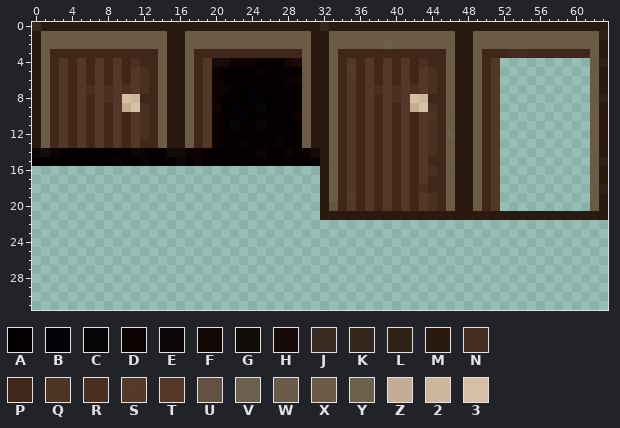
Two versions of one pixel-art sprite, TheEngineeringJourney/Assets/Textures/Tilemap/Door.png. That is the earlier state.
The file is 160x160 pixels. Pixels under 10% opacity are left out. Colours within 5 levels of each other are drawn and written as one. The old version is drawn lined up with the new one, on the new canvas.
Palette (. is transparent): A #040000  B #000207  C #060606  D #0c0201  E #0c0608  F #130801  G #120d09  H #180a09  J #382921  K #2a190fea  L #2a190ff2  M #2a190f  N #41271af4  P #41271a  Q #4b3021f8  R #4b3021  S #543727f8  T #543727  U #635241  V #685745ea  W #6a5846f8  X #6b5a46  Y #6b5b47f1  Z #c3ac94  2 #ceb69c  3 #d6bfa4
Pixels before, first column x 0:
 0 JMMMMMMMMMMMMMMMMMMMMMMMMMMMMMMMKMMMMMMMMMMMMMMMMMMMMMMMMMMMMMMM
 1 MXXXXXXXXXXXXXXMMXXXXXXXXXXXXXXMMWXXXXXXXXXXXXWMMXXXXXXXXXXXXXXL
 2 MXXXXXXXXXXXXXXMMXXXXXXXXXXXXXXMMXXXXXXYWXXXXXWMMXXXXXXXXXXXXXXM
 3 MXPPPPPPPPPPPPXMMXPPPPPPPPPPPPXMMXPPPPPPPPPPPPXMMXPPPNNPPPPPPPWM
 4 MXPTPTPTPTPRPPXMMXPTHHDDDAAAFHXMMWPTPTPTPTPRPPXMMXPT..........XL
 5 MXPTPTPTPTPTRPXMMXPTDAAAADAAAAXMMXPSPTPTPTPTRPXMMXPT..........XM
 6 MXPTPTPTPTPTRPXMMXPTDAAAAAAADDXMMXPTPTPTPTPTRPXMMXPT..........XM
 7 MXPTPTRTRTRTRPXMMXPTDCAABAAAAAXMMXPTPTRTRTRTRPXMMXPT..........XM
 8 MXPTPTPTRT32PPXMMXPTDAAABAAAAAXMMXPTPTPTRT32PPXMMXPT..........XL
 9 MXPTPTPTPTZ3RPXMMXPTFABAACAAAAXMMXPTPTPTPTZ3RPXMMXPT..........XM
10 MXPTPTPTPTPTRPXMMXPTDAABAAAAADXMMXPTPTPTPTPTQPWMMXPT..........XM
11 MXPTPTPTPTPTRPXMMXPTDACAACAAAAXMMXPTPTPTPTPTRPXMMXPT..........XM
12 MXPTPTPTPTPTRPXMMXPTDAAAAAAAAAXMMXPTPTPTPTPTRPVMMXPT..........XM
13 MXPTPTPTPTPTPPXMMXPTDAACAAADAAXMMXPTPTPTPTPTRPXMMXPT..........XM
14 EGDAAAAAAAAEDAAGGDDAAAAAAEAACADHMXPTPTPTPTPTRPXMMXPT..........XM
15 AAAAAAAAACAACAAAEADAAAAAAAAAAAADMWPTPTPTPTPTPPWMMXPT..........XL
16 ................................MXPTPTPTPTPTRPWMMXPT..........XM
17 ................................MXPTPTPTPTPTPPXMMXPT..........WM
18 ................................MWPTPTPTPTPRPPXMMXPT..........XL
19 ................................MXPSPTPTPTPTRPXMMXPT..........XM
20 ................................MUPTPTPTPTPTRPXMMXPT..........XM
21 ................................MMMMMMMMMMMMMMMMMMMMMMMMMMMMMMMM
After:
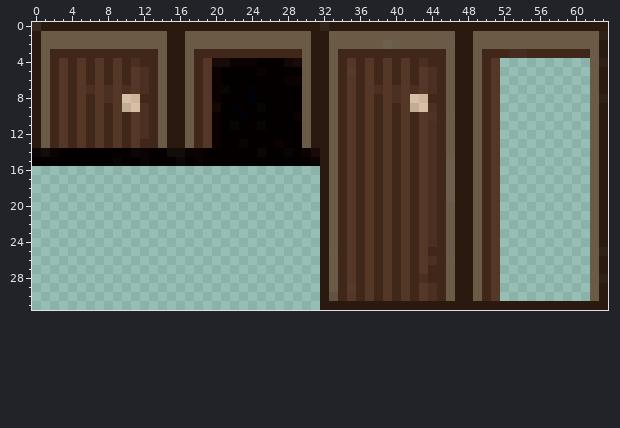
Difference:
canvas 160x160 -> 64x32 (the part of the old canvas that was cut away was empty and is not shown)
There is now colour L in row 25 at x 63; in row 28 at x 63.
There is now colour M in rows 22 to 24 at x 32, 47 to 48 and 63; in row 25 at x 32 and 47 to 48; in rows 26 to 27 at x 32, 47 to 48 and 63; in row 28 at x 32 and 47 to 48; in rows 29 to 30 at x 32, 47 to 48 and 63; in row 31 at x 32 to 63.
The edit turns colour L into colour M in row 15 at x 63; in row 18 at x 63.
There is now colour P in rows 22 to 24 at x 34, 36, 38, 40, 42, 45 and 50; in row 25 at x 34, 36, 38, 40, 42, 44 to 45 and 50; in row 26 at x 34, 36, 38, 40, 42, 45 and 50; in rows 27 to 28 at x 34, 36, 38, 40, 42, 44 to 45 and 50; in rows 29 to 30 at x 34, 36, 38, 40, 42, 45 and 50.
The edit turns colour M into colour P in row 21 at x 34, 36, 38, 40, 42, 45 and 50.
There is now colour R in rows 22 to 24 at x 44; in row 26 at x 44; in row 28 at x 43; in rows 29 to 30 at x 44.
The edit turns colour M into colour R in row 21 at x 44.
The edit turns colour P into colour R in row 15 at x 44; in rows 17 to 18 at x 44.
There is now colour S in row 29 at x 35.
There is now colour T in rows 22 to 27 at x 35, 37, 39, 41, 43 and 51; in row 28 at x 35, 37, 39, 41 and 51; in row 29 at x 37, 39, 41, 43 and 51; in row 30 at x 35, 37, 39, 41, 43 and 51.
The edit turns colour M into colour T in row 21 at x 35, 37, 39, 41, 43 and 51.
The edit turns colour R into colour T in row 18 at x 43.
The edit turns colour S into colour T in row 19 at x 35.
There is now colour U in row 30 at x 33.
The edit turns colour W into colour V in rows 15 to 16 at x 46.
The edit turns colour X into colour V in rows 17 to 19 at x 46.
There is now colour W in row 25 at x 33 and 46; in row 26 at x 46; in row 27 at x 62; in row 28 at x 33.
There is now colour X in rows 22 to 24 at x 33, 46, 49 and 62; in row 25 at x 49 and 62; in row 26 at x 33, 49 and 62; in row 27 at x 33, 46 and 49; in row 28 at x 46, 49 and 62; in row 29 at x 33, 46, 49 and 62.
There is now colour X in row 30 at x 46, 49 and 62.
The edit turns colour M into colour X in row 21 at x 33, 46, 49 and 62.
The edit turns colour U into colour X in row 20 at x 33.
The edit turns colour V into colour X in row 12 at x 46.
The edit turns colour W into colour X in row 15 at x 33; in row 17 at x 62; in row 18 at x 33.
The author cleared colour M in row 21 at x 52 to 61.
Where, in picture pixels (left, top, right, bottom), the same in both pictures:
changed: (320, 130, 608, 310)
